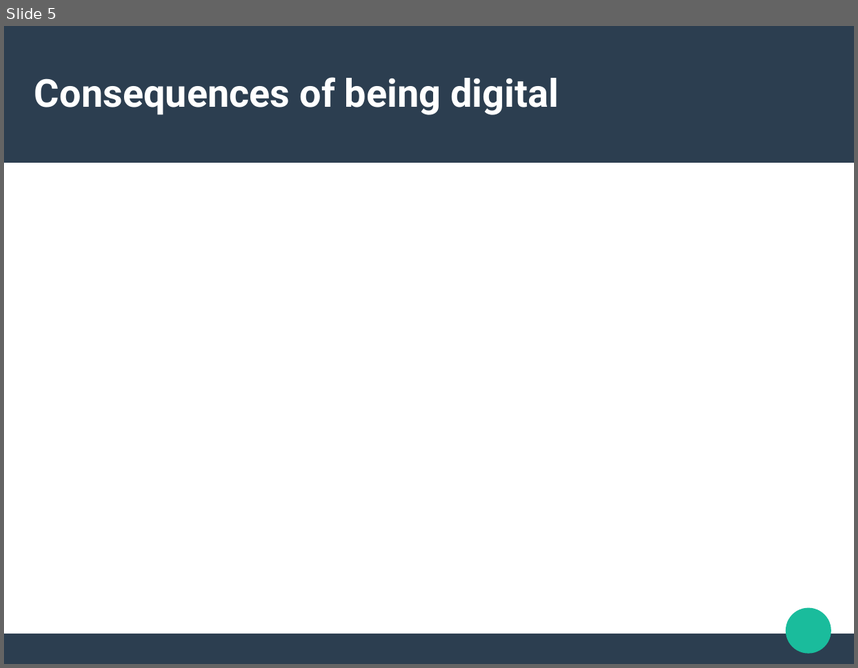
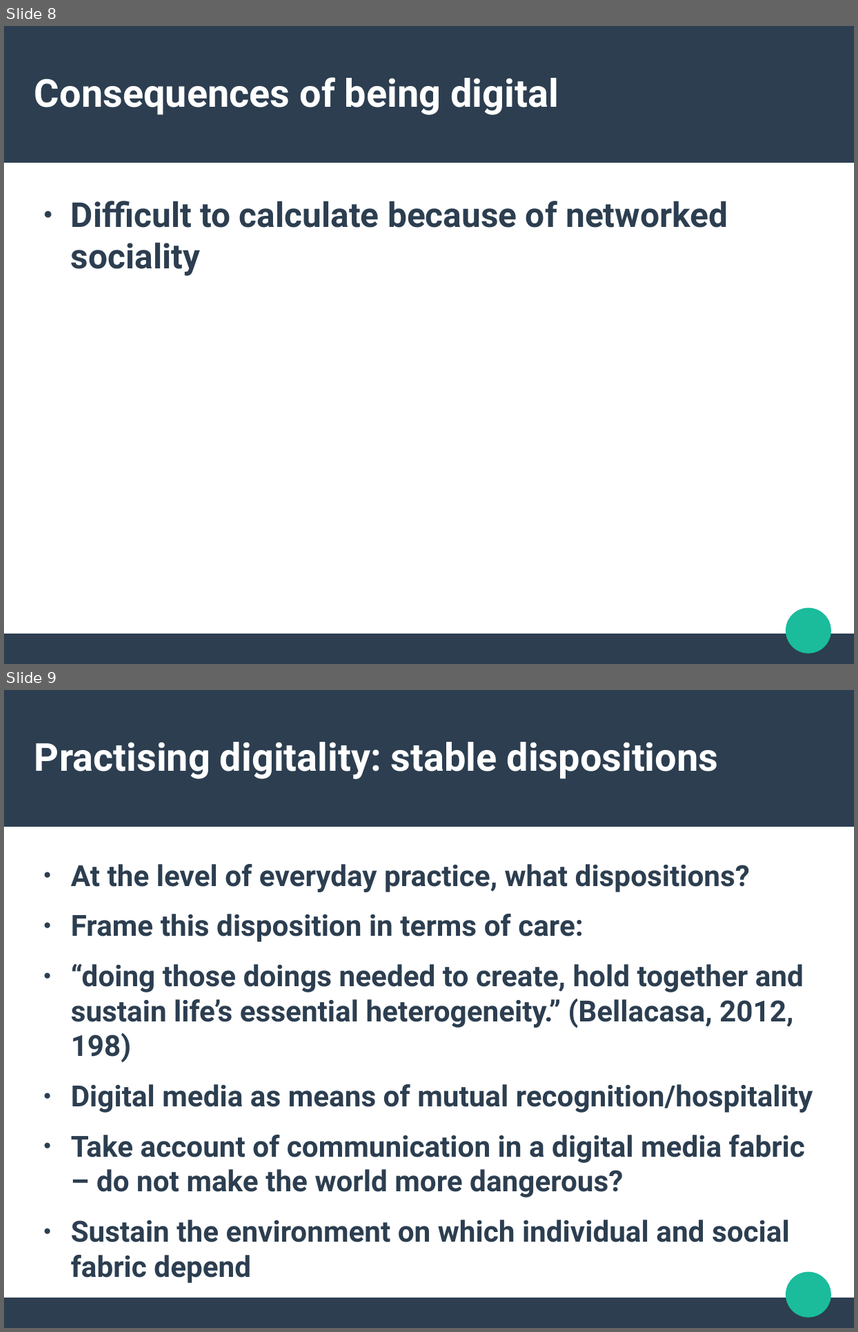
Before and after one commit to rian39/digital_ethics, a slide deck: digital_ethics_slides.odp. Shown one above the other, each under a label of ours: slide 5 before the commit, slides 8 and 9 after it. The pictures are 858x668 and 858x1332 pixels, drawn with LibreOffice and Linux fonts; fonts in the diff are those of the drawing. Boxes give left, top, right and bottom in pixels: in the first picture for what was removed or moved away, otherwise in the second. Text is boxed around its words. In the diff, an @@ line names an element or a change of style, - is before the commit and + after.

```diff
--- a/digital_ethics_slides.odp
+++ b/digital_ethics_slides.odp
@@ slide 9 added at box(4, 690, 854, 1328), background #FFFFFF; not listed: 3 template elements that a slide beside it also shows @@
@@ title added at box(34, 742, 719, 779), 36 pt, text #FFFFFF, bold @@
+Practising digitality: stable dispositions
@@ text added at box(71, 864, 813, 1283), 27.2 pt, text #2C3E50, bold @@
+● At the level of everyday practice, what dispositions?
+● Frame this disposition in terms of care:
+● “doing those doings needed to create, hold together and sustain life’s essential heterogeneity.” (Bellacasa, 2012, 198)
+● Digital media as means of mutual recognition/hospitality
+● Take account of communication in a digital media fabric – do not make the world more dangerous?
+● Sustain the environment on which individual and social fabric depend
@@ what was slide 5 is now slide 8 @@
@@ slide 8 changed as well @@
@@ text added at box(71, 201, 728, 276), 32 pt, text #2C3E50, bold @@
+● Difficult to calculate because of networked sociality
```
Also in this commit, not shown: 3 other slides changed, 6 other slides added, 3 slides removed, 1 other file.
